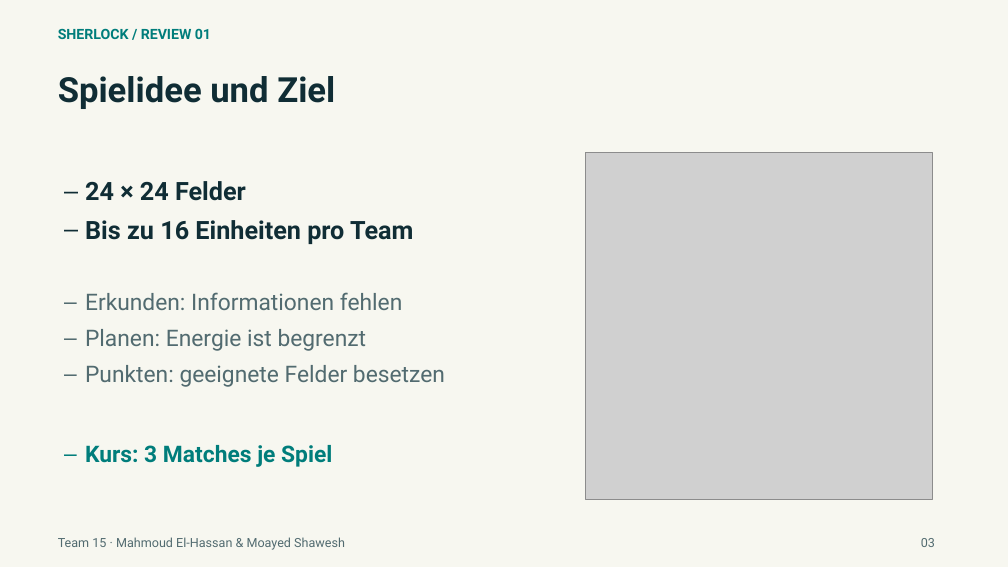
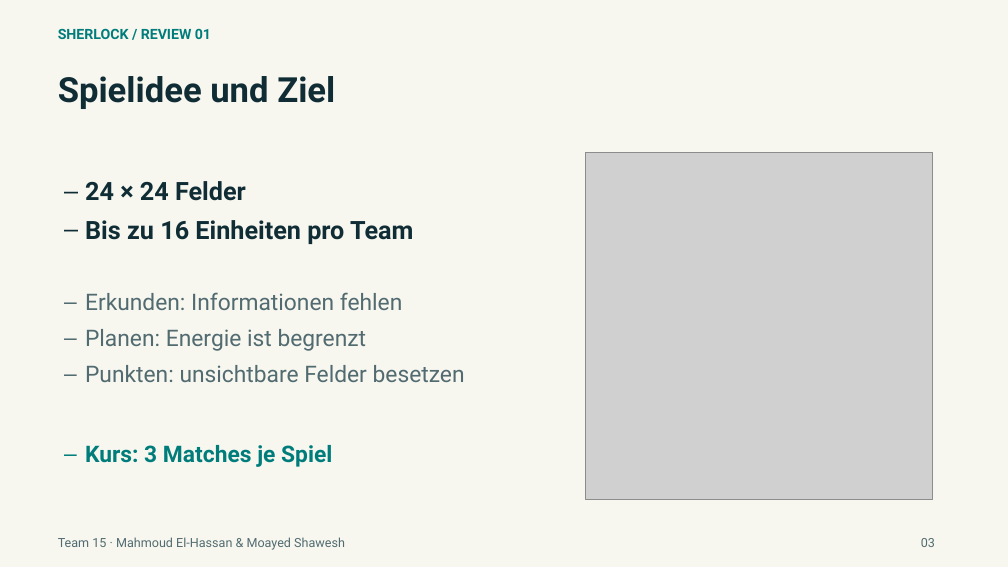
Before and after one commit to elhassanmahmoud/sherlock-luxAI-team15, a slide deck: slide 3 of docs/presentation/Sherlock_Review_16-10-2026.pptx. Drawn at 1008x567 pixels with LibreOffice and Linux fonts; fonts in the diff are those of the drawing; grey boxes stand for pictures. Boxes give left, top, right and bottom in pixels: in the first picture for what was removed or moved away, otherwise in the second. Text is boxed around its words. In the diff, an @@ line names an element or a change of style, - is before the commit and + after.

```diff
--- a/docs/presentation/Sherlock_Review_16-10-2026.pptx
+++ b/docs/presentation/Sherlock_Review_16-10-2026.pptx
@@ text at [85, 365, 465, 382]: text changed @@
-– Punkten: geeignete Felder besetzen
+– Punkten: unsichtbare Felder besetzen
```
Also in this commit, not shown: 3 other slides changed, 1 slide added, 11 other files.
